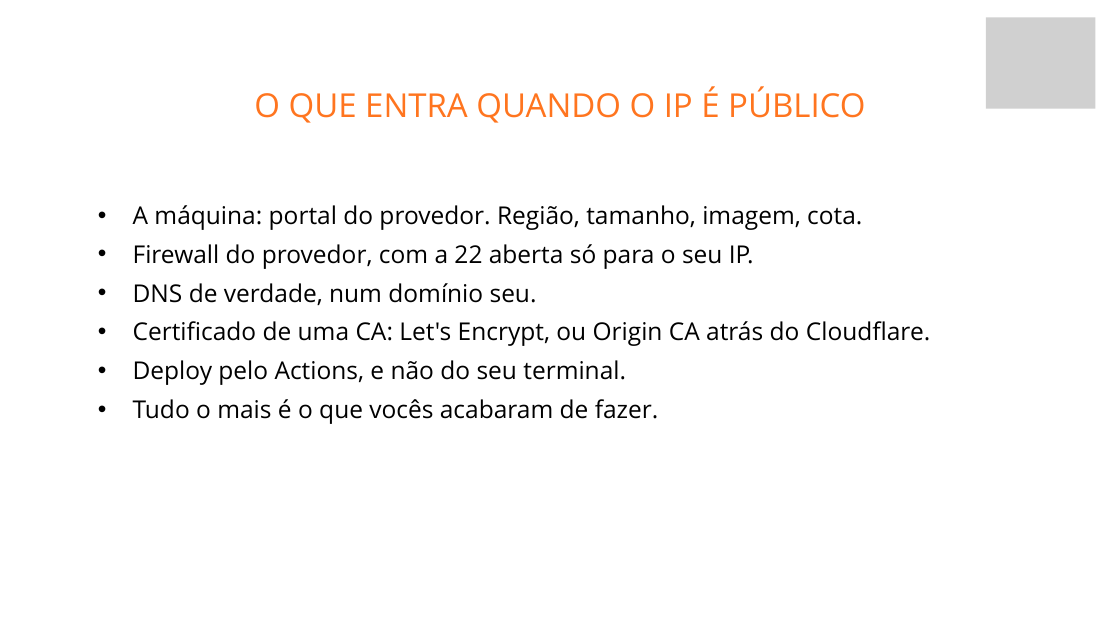
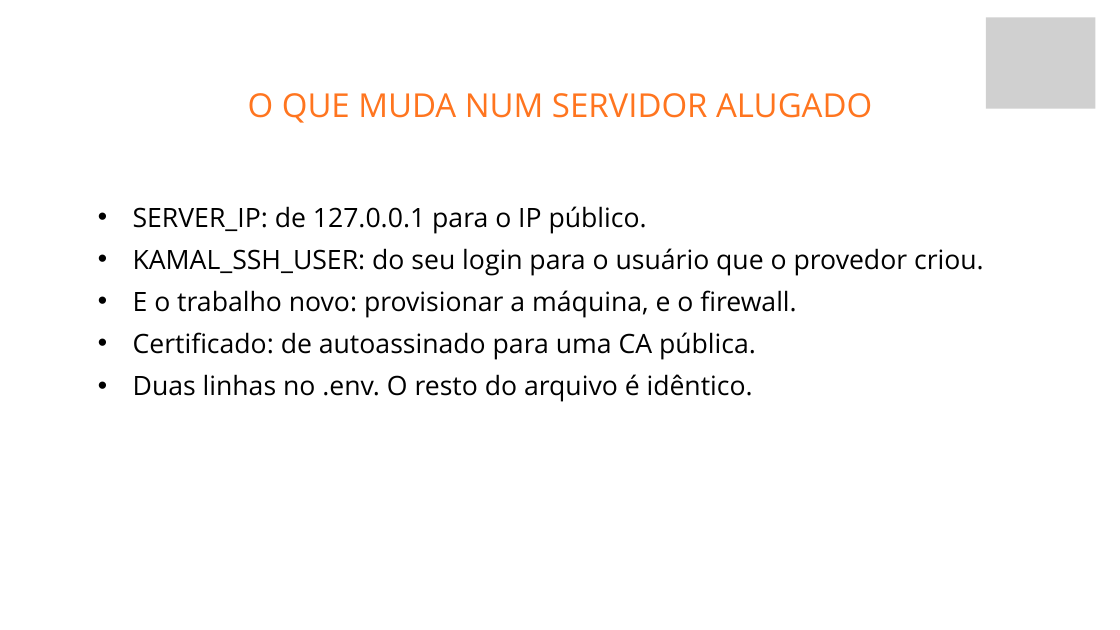
Before and after one commit to fabriciosiqueira08/capacitacao-gabarito, a slide deck: slide 10 of slides/build/aula-04-servidor-docker-kamal-e-deploy.pptx (slide 63 before the commit). Drawn at 1120x630 pixels with LibreOffice and Linux fonts; fonts in the diff are those of the drawing; grey boxes stand for pictures; background and template pictures are left out. Boxes give left, top, right and bottom in pixels: in the first picture for what was removed or moved away, otherwise in the second. Text is boxed around its words. In the diff, an @@ line names an element or a change of style, - is before the commit and + after.

Commit message:
O servidor vira a própria máquina, e a apostila ganha capa
Duas mudanças independentes.

## A Aula 4 perde a VM

A VM separada custava mais do que ensinava. No Windows, o aluno acabava com
duas máquinas virtuais (o WSL2 onde programa e a VM servidor) que por padrão
não se enxergam, e boa parte do encontro virava configuração de rede.

Agora o servidor é a máquina onde ele já programa: o WSL2 no Windows, o
sistema em Linux e macOS. O Kamal não sabe onde a máquina está — ele conecta
por SSH e roda docker do outro lado —, então basta o endereço ser 127.0.0.1.

O que o aluno faz: instala o openssh-server, gera um par de chaves, põe a
própria pública no seu authorized_keys, e conecta em si mesmo. É literalmente
o que se faz num servidor alugado, com o mesmo comando.

O deploy.yml ganhou padrões que cobrem esse caso sem configuração:
SERVER_IP cai para 127.0.0.1, KAMAL_SSH_USER para $USER, e o run_directory
explícito saiu (o padrão do Kamal é .kamal no home, que funciona em qualquer
sistema e login). Validado com `kamal config` sem variável nenhuma definida.

O que era provisionamento de Ubuntu (apt upgrade, ufw, Docker do repositório
oficial, swap, endurecer o sshd) migrou inteiro para o apêndice de nuvem, que
é onde faz sentido: lá a máquina é crua e está exposta. O apêndice ganhou uma
seção 2 só para isso.

Saldo: a aula cai de 5h17 para 4h31 sem cortes, e de 8 para 7 práticas. O que
saiu foi criar máquina, esperar download de imagem e configurar rede. O
scripts/checar-servidor.sh foi apagado: o diagnóstico virou uma linha.

## A apostila ganha capa, rodapé e a página de versões

- Capa em azul da marca, com a logo da Automic (branca, então o fundo escuro
  não é escolha estética: é o que a logo pede). Título, régua laranja, resumo,
  e a assinatura ancorada no rodapé. Página nomeada no CSS para a capa não
  levar número nem rodapé.
- Rodapé de todas as páginas: Fabrício Siqueira · Automic Jr. · 2026.
- Nova docs/versoes.md: as versões exatas de tudo, tiradas do .ruby-version,
  do Gemfile.lock, do compose.yaml e do Dockerfile — então são o que roda, e
  não o que se pretendia rodar. Tem também um bloco para conferir tudo de uma
  vez, e uma nota sobre o que envelhece mais rápido (Rails e Kamal) para quem
  ler isso daqui a dois anos.

```diff
--- a/slides/build/aula-04-servidor-docker-kamal-e-deploy.pptx
+++ b/slides/build/aula-04-servidor-docker-kamal-e-deploy.pptx
@@ text at [248, 93, 872, 123]: text changed @@
-O QUE ENTRA QUANDO O IP É PÚBLICO
+O QUE MUDA NUM SERVIDOR ALUGADO
@@ text at [133, 206, 984, 402]: text changed; size 31.6 to 34.2 pt @@
-  • A máquina: portal do provedor. Região, tamanho, imagem, cota.
-  • Firewall do provedor, com a 22 aberta só para o seu IP.
-  • DNS de verdade, num domínio seu.
-  • Certificado de uma CA: Let's Encrypt, ou Origin CA atrás do Cloudflare.
-  • Deploy pelo Actions, e não do seu terminal.
-  • Tudo o mais é o que vocês acabaram de fazer.
+  • SERVER_IP: de 127.0.0.1 para o IP público.
+  • KAMAL_SSH_USER: do seu login para o usuário que o provedor criou.
+  • E o trabalho novo: provisionar a máquina, e o firewall.
+  • Certificado: de autoassinado para uma CA pública.
+  • Duas linhas no .env. O resto do arquivo é idêntico.
```
Also in this commit, not shown: 14 other slides changed, 3 slides added, 12 slides removed, 57 other files.
